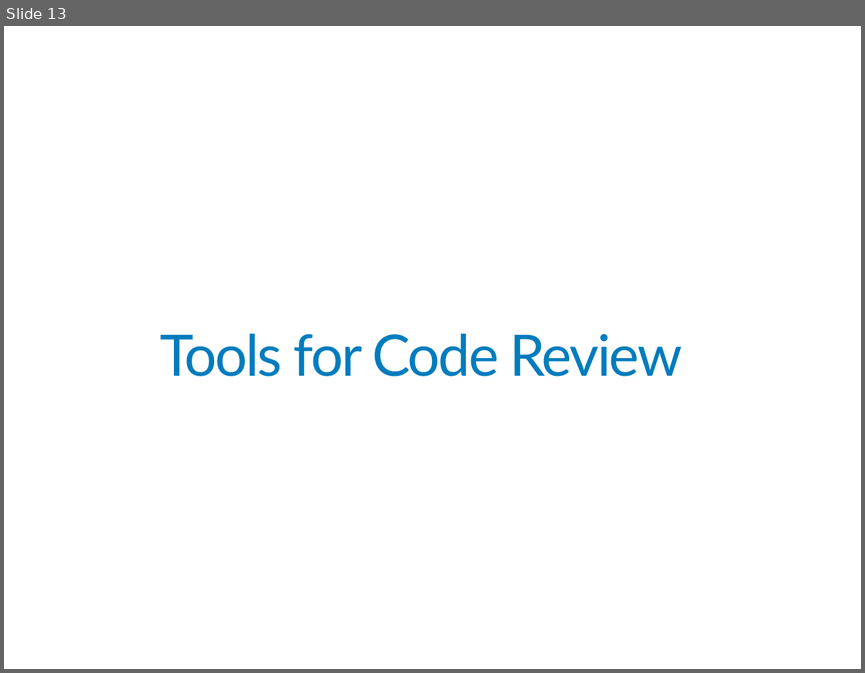
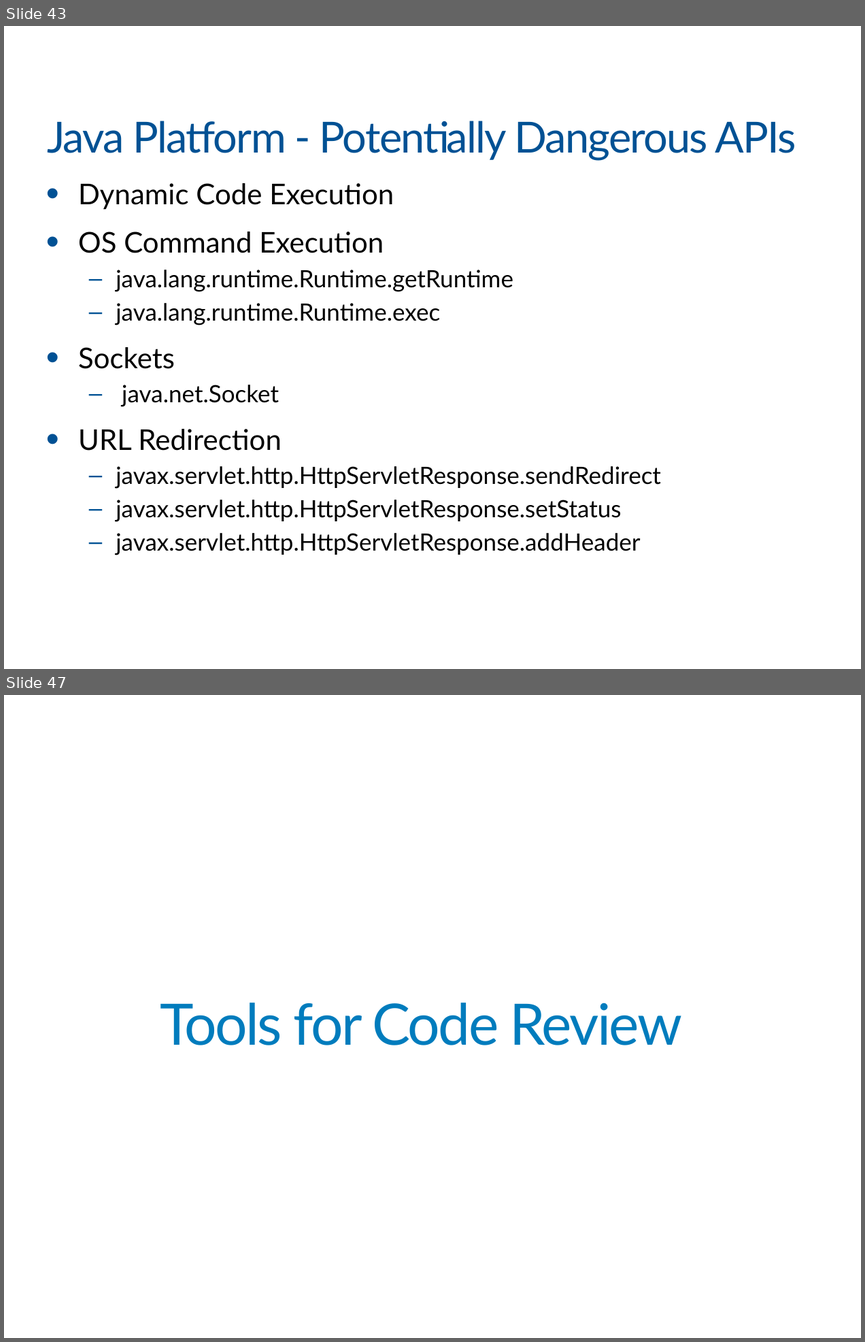
Before and after one commit to khanhnnvn/Mine, a slide deck: xmind/VIB_Part3.pptx. Shown one above the other, each under a label of ours: slide 13 before the commit, slides 43 and 47 after it; the slides between them are not shown. The pictures are 865x673 and 865x1342 pixels, drawn with LibreOffice and Linux fonts; fonts in the diff are those of the drawing; background and template pictures are left out. Boxes give left, top, right and bottom in pixels: in the first picture for what was removed or moved away, otherwise in the second. Text is boxed around its words. In the diff, an @@ line names an element or a change of style, - is before the commit and + after.

```diff
--- a/xmind/VIB_Part3.pptx
+++ b/xmind/VIB_Part3.pptx
@@ slide 43 added at (4, 26, 861, 669), background #FFFFFF @@
@@ title added at (47, 121, 796, 161), 36 pt, text #005194 @@
+Java Platform - Potentially Dangerous APIs
@@ text added at (78, 183, 661, 555), 20 pt, text #000000 @@
+• Dynamic Code Execution
+• OS Command Execution
+  – java.lang.runtime.Runtime.getRuntime
+  – java.lang.runtime.Runtime.exec
+• Sockets
+  – java.net.Socket
+• URL Redirection
+  – javax.servlet.http.HttpServletResponse.sendRedirect
+  – javax.servlet.http.HttpServletResponse.setStatus
+  – javax.servlet.http.HttpServletResponse.addHeader
@@ what was slide 13 is now slide 47 @@
```
Also in this commit, not shown: 2 slides changed, 34 other slides added, 1 slide removed, 3 other files.
